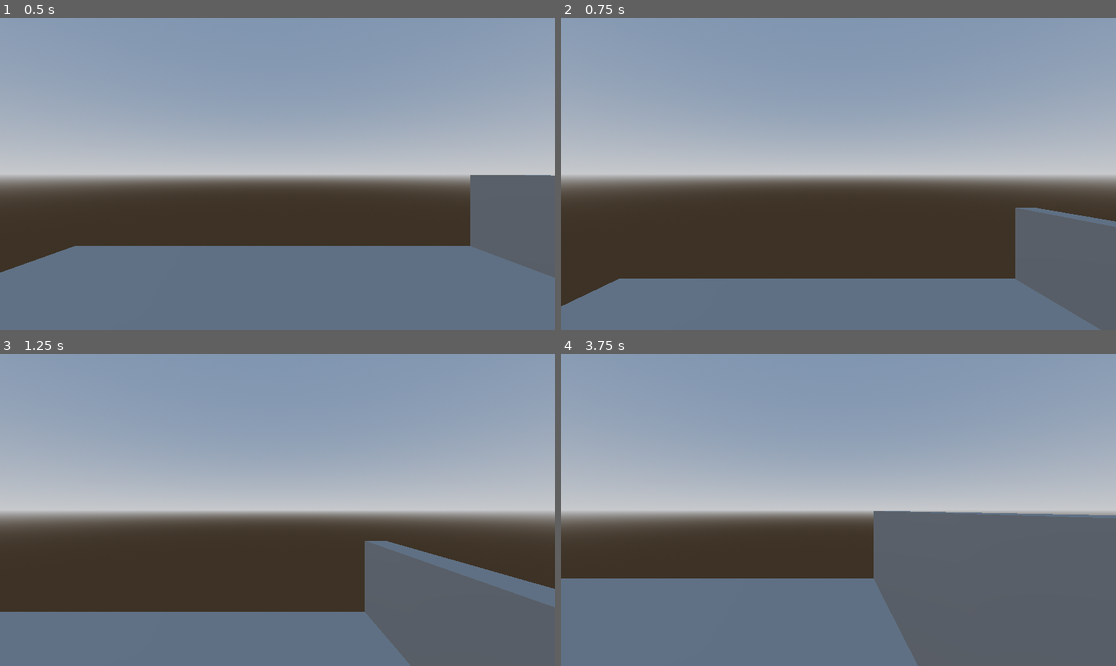
Above: before the commit, frames 1-4 (two rows, left to right).
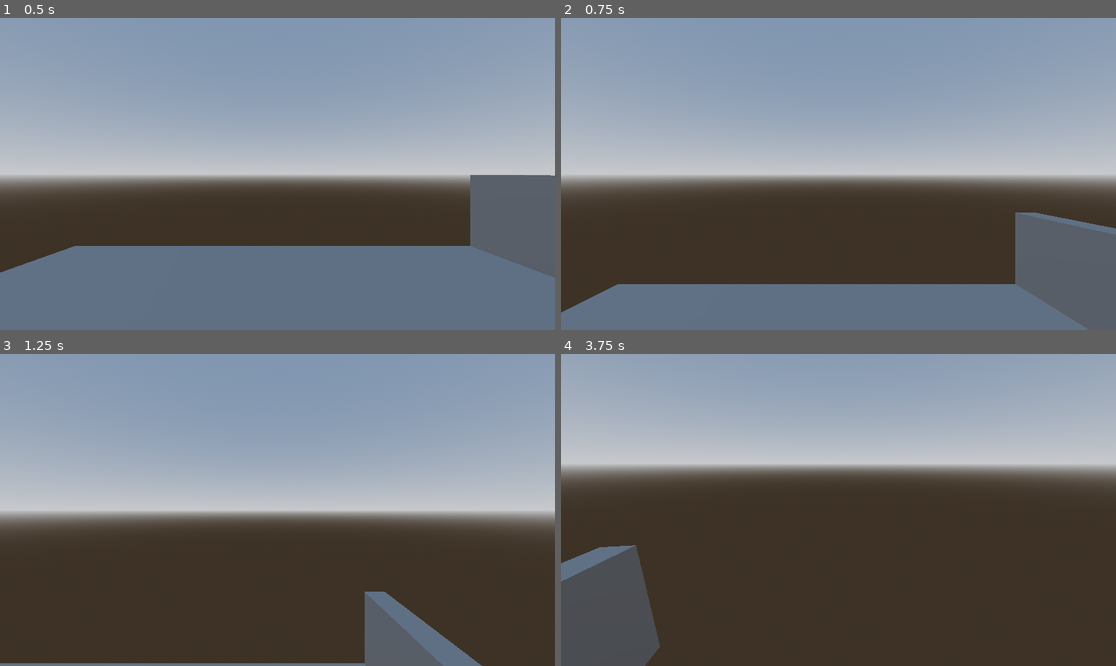
Above: after the commit, the same moments.

Repository: enigma999/Critical-Take-Over
Game: Godot game, scene res://scenes/game.tscn
Two runs of this game, one before a commit and one after it. Both use one fixed random seed, a clock stepped at 60 frames per second and the inputs below.
Inputs (mouse positions are in pixels of both pictures, inside the frame that each line leads up to):
- Up to frame 1 (0.5 s): no input
- Up to frame 2 (0.75 s): tap Enter (ui_accept) at 0.5, 0.6 s; move the mouse to (960, 158) at 0.52 s; hold D (right) from 0.53 s (still down); click (960, 158) at 0.67 s
- Up to frame 3 (1.25 s): keep holding D (right); tap Enter (ui_accept) at 0.77, 1.07 s
- Up to frame 4 (3.75 s): move the mouse to (727, 525) at 1.27 s; release D (right) at 1.28 s; hold S (backward) 1.28-2.03 s; tap Enter (ui_accept) at 1.35, 1.52, 1.82, 2.1, 2.75, 2.85, 3.02, 3.32, 3.6 s; click (727, 525) at 1.42 s; move the mouse to (894, 441) at 2.02 s; hold D (right) 2.03-2.78 s; click (894, 441) at 2.17 s; move the mouse to (810, 572) at 2.77 s; hold W (forward) 2.78-3.53 s; click (810, 572) at 2.92 s; move the mouse to (1005, 556) at 3.52 s; hold A (left) from 3.53 s (still down); click (1005, 556) at 3.67 s

Frame 1 is identical in both runs. In frame 2, 2.3% of the frame differs, in the area x 0-100%, y 60-100%; in frame 3, 21%; in frame 4, 68%, in the area x 0-100%, y 21-100%.

Commit message:
camera movement toegevoegd en een basic jump er weer in gedaan
idk of het om je heen kijken in een apart script moet tbh

Diff:
--- a/scenes/characters/movement.gd
+++ /dev/null
@@ -1,32 +0,0 @@
-extends CharacterBody3D
-
-
-const SPEED: float = 5
-const JUMP_VELOCITY: float = 4.5
-
-@export var current_speed: float = 5
-@export var accelaration: float = 5
-
-
-func _physics_process(delta: float) -> void:
-	# Add the gravity.
-	if not is_on_floor():
-		velocity += get_gravity() * delta
-
-	# Handle jump.
-	if Input.is_action_just_pressed("ui_accept") and is_on_floor():
-		velocity.y = JUMP_VELOCITY
-
-	# Get the input direction and handle the movement/deceleration.
-	# As good practice, you should replace UI actions with custom gameplay actions.
-	var input_dir := Input.get_vector("left", "right", "forward", "backward")
-	var direction := (transform.basis * Vector3(input_dir.x, 0, input_dir.y)).normalized()
-
-	if direction:
-		velocity.x = lerp(velocity.x, direction.x * current_speed, accelaration * delta)
-		velocity.z = lerp(velocity.z, direction.z * current_speed, accelaration * delta)
-	else:
-		velocity.x = lerp(velocity.x, 0.0, accelaration * delta)
-		velocity.z = lerp(velocity.z, 0.0, accelaration * delta)
-
-	move_and_slide()
--- a/scenes/characters/player.tscn
+++ b/scenes/characters/player.tscn
@@ -1,6 +1,6 @@
 [gd_scene load_steps=4 format=3 uid="uid://clex4vyjuy3py"]
 
-[ext_resource type="Script" path="res://scenes/characters/movement.gd" id="1_wa0xs"]
+[ext_resource type="Script" path="res://scripts/movement.gd" id="1_wa0xs"]
 
 [sub_resource type="CapsuleMesh" id="CapsuleMesh_tj5qu"]
 
--- /dev/null
+++ b/scripts/movement.gd
@@ -0,0 +1,57 @@
+extends CharacterBody3D
+
+
+const SPEED: float = 5
+const ACCELERATION: float = 5
+const JUMP_VELOCITY: float = 4.5
+
+@export var current_speed: float = SPEED
+@export var acceleration: float = ACCELERATION
+@export var gravity:float = 5
+@export var sensitivity:float  = 0.1
+@export var minimum_angle:float = -80
+@export var maximum_angle:float = 90
+
+@onready var head = $Head
+
+var look_rot: Vector2
+
+#func _ready() -> void:
+	#Input.set_mouse_mode(Input.MOUSE_MODE_CAPTURED)
+
+func _physics_process(delta: float) -> void:
+		# Add the gravity.
+	if not is_on_floor():
+		velocity.y -= gravity * delta
+
+	# Handle Jump.
+	if Input.is_action_just_pressed("ui_accept") and is_on_floor():
+		velocity.y = JUMP_VELOCITY
+
+
+	# Get the input direction and handle the movement/deceleration.
+	# As good practice, you should replace UI actions with custom gameplay actions.
+	var input_dir := Input.get_vector("left", "right", "forward", "backward")
+	var direction := (transform.basis * Vector3(input_dir.x, 0, input_dir.y)).normalized()
+
+	if direction:
+		velocity.x = lerp(velocity.x, direction.x * current_speed, acceleration * delta)
+		velocity.z = lerp(velocity.z, direction.z * current_speed, acceleration * delta)
+	else:
+		velocity.x = lerp(velocity.x, 0.0, acceleration * delta)
+		velocity.z = lerp(velocity.z, 0.0, acceleration * delta)
+
+	move_and_slide()
+	head.rotation_degrees.x = look_rot.x
+	rotation_degrees.y = look_rot.y
+
+func _input(event):
+	if event is InputEventMouseButton:
+		Input.set_mouse_mode(Input.MOUSE_MODE_CAPTURED)
+	elif event.is_action_pressed("ui_cancel"):
+		Input.set_mouse_mode(Input.MOUSE_MODE_VISIBLE)
+	if Input.get_mouse_mode() == Input.MOUSE_MODE_CAPTURED:
+		if event is InputEventMouseMotion:
+			look_rot.y -= (event.relative.x * sensitivity)
+			look_rot.x -= (event.relative.y * sensitivity)
+			look_rot.x = clamp(look_rot.x, minimum_angle, maximum_angle)
